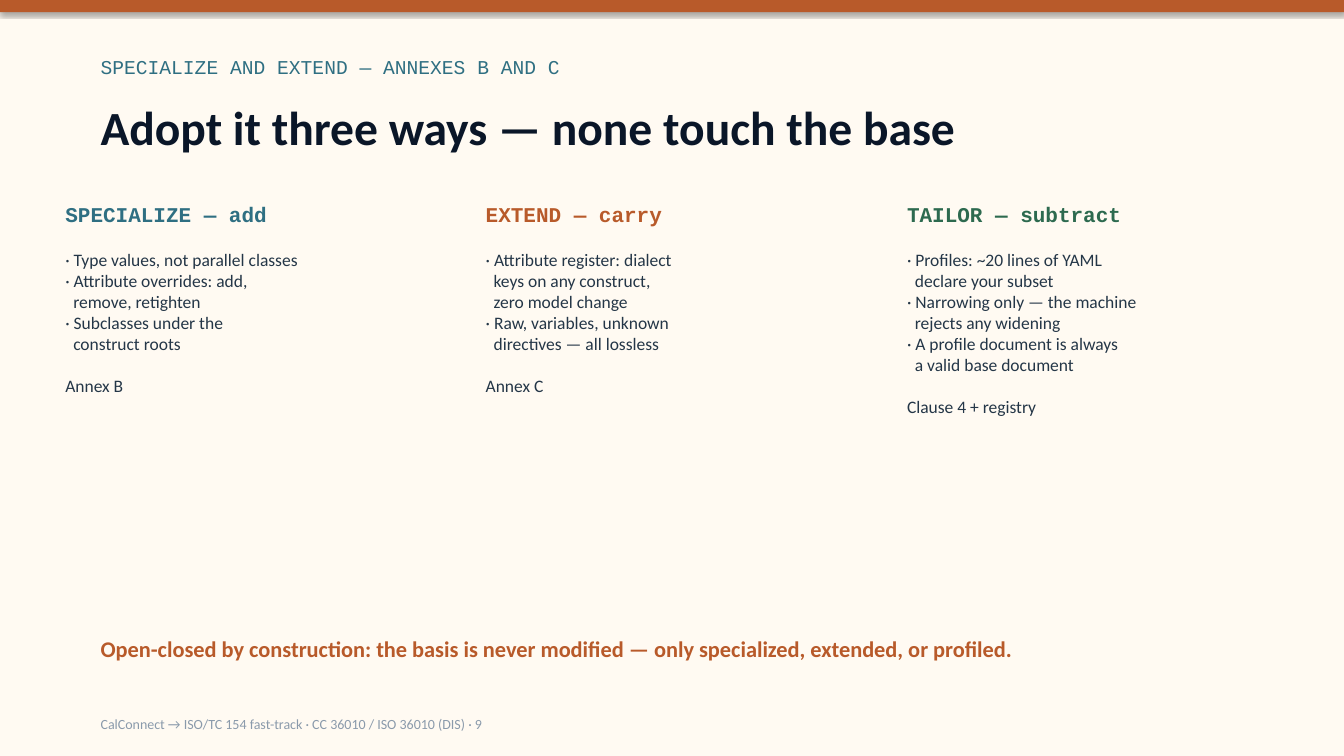
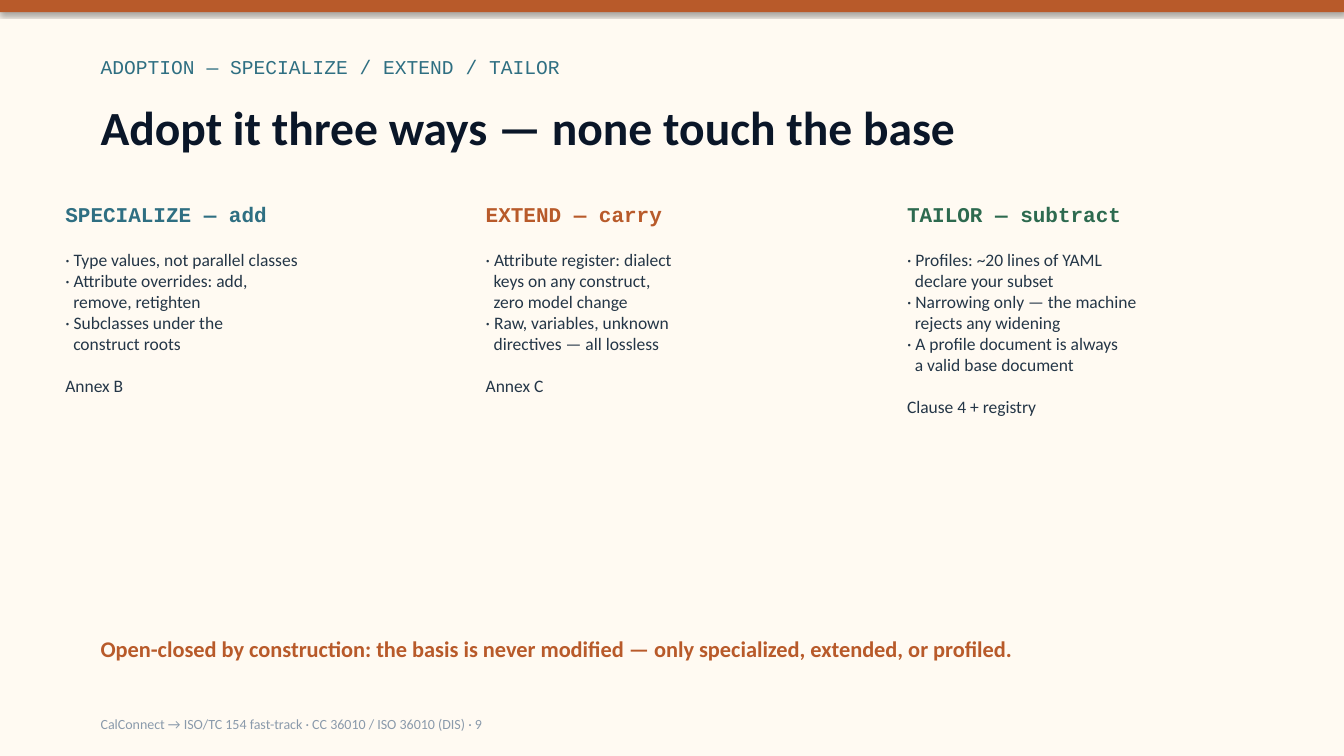
Before and after one commit to CalConnect/cc-lightweight-doc, a slide deck: slide 9 of presentations/lightweight-doc-tc154-dis-proposal.pptx. Drawn at 1344x756 pixels with LibreOffice and Linux fonts; fonts in the diff are those of the drawing. Boxes give left, top, right and bottom in pixels: in the first picture for what was removed or moved away, otherwise in the second. Text is boxed around its words. In the diff, an @@ line names an element or a change of style, - is before the commit and + after.

Commit message:
Deck: adoption slide eyebrow names all three paths

```diff
--- a/presentations/lightweight-doc-tc154-dis-proposal.pptx
+++ b/presentations/lightweight-doc-tc154-dis-proposal.pptx
@@ text at (101,61,560,74): text changed @@
-SPECIALIZE AND EXTEND — ANNEXES B AND C
+ADOPTION — SPECIALIZE / EXTEND / TAILOR
```
Also in this commit, not shown: 1 other file.
